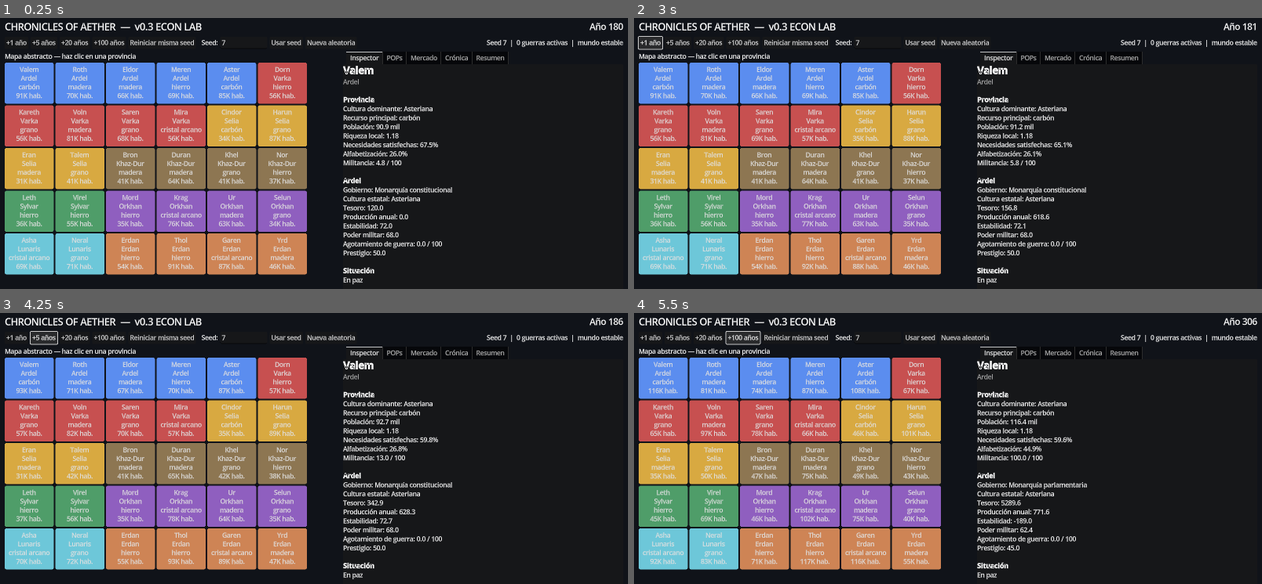
Above: before the commit, frames 1-4 (two rows, left to right).
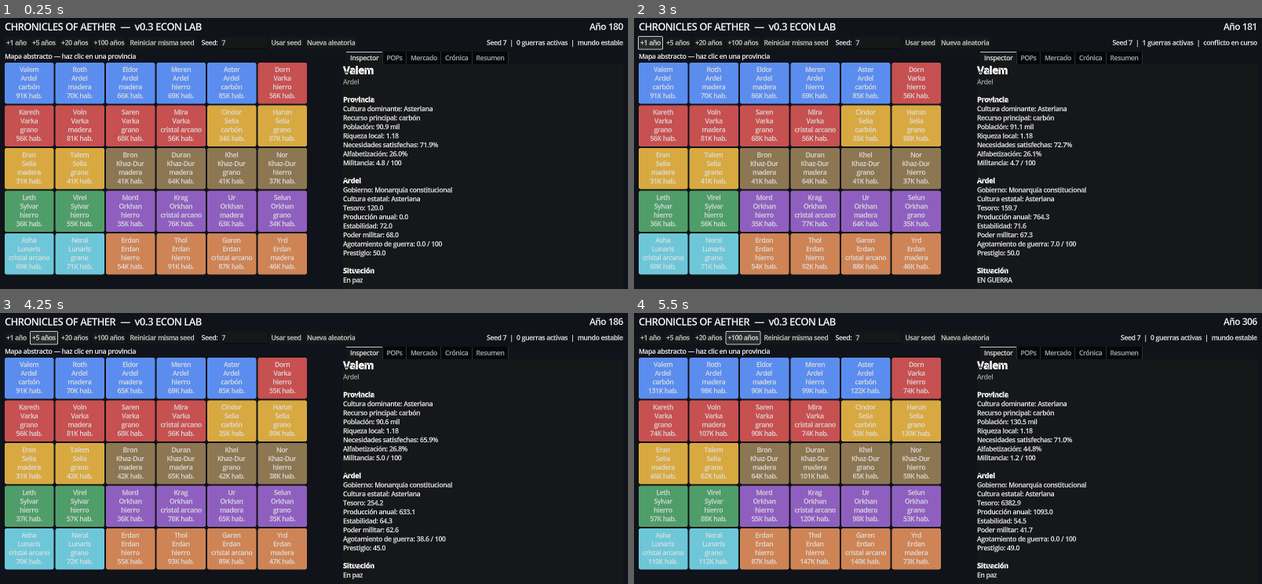
Above: after the commit, the same moments.

Repository: AngelMLoco/vic2-like
Game: Godot game, scene res://src/Main.tscn
The game is run twice, just before and just after one commit, with the same random seed, the same clock (stepped at 60 frames per second) and the same inputs.
Inputs:
- Up to frame 1 (0.25 s): no input
- Up to frame 2 (3 s): click "Reiniciar misma seed" at 0.5 s; click "Reiniciar misma seed" at 1.25 s; click "Reiniciar misma seed" at 2 s; click "+1 año" at 2.75 s
- Up to frame 3 (4.25 s): click "+5 años" at 3.5 s
- Up to frame 4 (5.5 s): click "+20 años" at 4.25 s; click "+100 años" at 5 s

The runs differ from the first frame. In frame 1, less than 0.1% of the frame differs, in the area x 66-69%, y 45-48%; in frame 2, 0.6%; in frame 3, 0.4%; in frame 4, 0.9%, in the area x 2-73%, y 27-93%.

Commit message:
Balance social conflict and war pacing for v0.3.1

Diff:
--- a/src/main.gd
+++ b/src/main.gd
@@ -253,6 +253,8 @@
     stats = {
         "wars": 0,
         "territorial_changes": 0,
+        "protests": 0,
+        "strikes": 0,
         "revolts": 0,
         "reforms": 0,
         "major_events": 0,
@@ -321,6 +323,8 @@
                 "population": _sum_pop_sizes(pops),
                 "wealth": local_wealth,
                 "unrest": _weighted_pop_value(pops, "militancy"),
+                "social_cooldown": 0,
+                "last_social_event": "",
                 "pops": pops
             })
 
@@ -392,7 +396,8 @@
         "war_exhaustion": 0.0,
         "peace_until": START_YEAR,
         "industrial_bonus": 1.0,
-        "reforms": []
+        "reforms": [],
+        "last_reform_year": START_YEAR - 25
     }
 
 
@@ -607,7 +612,7 @@
 
         var resource: String = String(p["resource"])
         var resource_workers: int = _resource_worker_population(p["pops"], resource)
-        var primary_output: float = (float(resource_workers) / 1000.0) * 2.55 * local_factor
+        var primary_output: float = (float(resource_workers) / 1000.0) * 3.20 * local_factor
 
         supply[resource] = float(supply[resource]) + primary_output
         output_value_by_country[owner] = float(output_value_by_country[owner]) + primary_output * float(GOODS[resource]["base_price"])
@@ -616,13 +621,13 @@
         var workers: int = _pop_class_size(p["pops"], "Obreros")
 
         var clothing_output: float = (
-            float(artisans) * 0.00105
-            + float(workers) * 0.00030
+            float(artisans) * 0.00124
+            + float(workers) * 0.00036
         ) * local_factor
 
         var tools_output: float = (
-            float(artisans) * 0.00048
-            + float(workers) * 0.00040
+            float(artisans) * 0.00058
+            + float(workers) * 0.00047
         ) * local_factor
 
         supply["ropa"] = float(supply["ropa"]) + clothing_output
@@ -694,8 +699,8 @@
                 availability_score = weighted_availability / weight_sum
 
             var income_factor: float = float(CLASS_INCOME.get(pop_class, 1.0))
-            var wage_income: float = scale * income_factor * (0.92 + float(p["wealth"]) * 0.46)
-            var reserve_income: float = scale * float(pop["wealth"]) * 0.018
+            var wage_income: float = scale * income_factor * (1.05 + float(p["wealth"]) * 0.55)
+            var reserve_income: float = scale * float(pop["wealth"]) * 0.022
             var war_income_penalty: float = 0.82 if _at_war(owner) else 1.0
             var income: float = (wage_income + reserve_income) * war_income_penalty
             var affordability: float = clampf(income / maxf(0.01, basket_cost), 0.0, 1.0)
@@ -830,23 +835,23 @@
             growth_rate = clampf(growth_rate, -0.008, 0.006)
             pop["size"] = maxi(1, int(round(float(pop["size"]) * (1.0 + growth_rate))))
 
-            var militancy_delta: float = 0.0
-
-            if needs < 0.72:
-                militancy_delta += (0.72 - needs) * 13.0
-            elif needs > 0.86:
-                militancy_delta -= 0.70
-
-            if needs < 0.48:
-                militancy_delta += 1.35
+            var militancy_delta: float = -0.16
+
+            if needs < 0.62:
+                militancy_delta += (0.62 - needs) * 6.5
+            elif needs > 0.74:
+                militancy_delta -= (needs - 0.74) * 2.8
+
+            if needs < 0.46:
+                militancy_delta += 0.48
 
             if String(pop["culture"]) != state_culture:
-                militancy_delta += 0.32
-
-            if float(c["stability"]) < 45.0:
-                militancy_delta += (45.0 - float(c["stability"])) / 40.0
-
-            militancy_delta += float(c["war_exhaustion"]) * 0.014
+                militancy_delta += 0.12
+
+            if float(c["stability"]) < 40.0:
+                militancy_delta += (40.0 - float(c["stability"])) / 65.0
+
+            militancy_delta += float(c["war_exhaustion"]) * 0.008
 
             pop["militancy"] = clampf(militancy + militancy_delta, 0.0, 100.0)
 
@@ -873,11 +878,36 @@
         p["culture"] = _dominant_culture(pops)
         p["unrest"] = _weighted_pop_value(pops, "militancy")
 
-        if float(p["unrest"]) > 48.0 and rng.randf() < 0.13:
-            stats["revolts"] = int(stats["revolts"]) + 1
-            c["stability"] = float(c["stability"]) - 4.5
-            _log("Estallan disturbios en %s. La población exige cambios al gobierno de %s." % [String(p["name"]), owner])
-            _calm_after_revolt(pops)
+        var cooldown: int = maxi(0, int(p.get("social_cooldown", 0)) - 1)
+        p["social_cooldown"] = cooldown
+
+        if cooldown <= 0:
+            var unrest: float = float(p["unrest"])
+
+            if unrest >= 72.0 and rng.randf() < 0.045:
+                stats["revolts"] = int(stats["revolts"]) + 1
+                c["stability"] = float(c["stability"]) - 5.5
+                p["social_cooldown"] = 10
+                p["last_social_event"] = "rebelión"
+                _log("Una rebelión estalla en %s contra el gobierno de %s." % [String(p["name"]), owner])
+                _calm_after_social_event(pops, 10.0)
+
+            elif unrest >= 52.0 and rng.randf() < 0.085:
+                stats["strikes"] = int(stats["strikes"]) + 1
+                c["stability"] = float(c["stability"]) - 1.6
+                c["treasury"] = float(c["treasury"]) - 3.5
+                p["social_cooldown"] = 6
+                p["last_social_event"] = "huelga"
+                _log("Huelgas y disturbios paralizan parte de %s." % String(p["name"]))
+                _calm_after_social_event(pops, 4.5)
+
+            elif unrest >= 34.0 and rng.randf() < 0.065:
+                stats["protests"] = int(stats["protests"]) + 1
+                c["stability"] = float(c["stability"]) - 0.5
+                p["social_cooldown"] = 3
+                p["last_social_event"] = "protesta"
+                _log("Manifestaciones recorren %s; la población reclama reformas." % String(p["name"]))
+                _calm_after_social_event(pops, 2.0)
 
         countries[owner] = c
         provinces[province_index] = p
@@ -895,13 +925,22 @@
         var literacy: float = _country_avg_pop_value(String(country_name), "literacy")
         var needs: float = _country_avg_pop_value(String(country_name), "needs")
 
-        if militancy > 31.0 and literacy > 0.30 and needs < 0.70:
+        var reform_ready: bool = year - int(c["last_reform_year"]) >= 15
+
+        if (
+            reform_ready
+            and militancy > 36.0
+            and literacy > 0.33
+            and needs < 0.66
+            and rng.randf() < 0.085
+        ):
             reforms.append("derechos_laborales")
             c["reforms"] = reforms
+            c["last_reform_year"] = year
             c["stability"] = minf(100.0, float(c["stability"]) + 6.0)
             countries[country_name] = c
 
-            _reduce_country_militancy(String(country_name), 5.0)
+            _reduce_country_militancy(String(country_name), 7.0)
             stats["reforms"] = int(stats["reforms"]) + 1
             _major_event("%s aprueba sus primeras leyes laborales después de años de presión social." % String(country_name))
 
@@ -924,10 +963,10 @@
         provinces[province_index] = p
 
 
-func _calm_after_revolt(pops: Array) -> void:
+func _calm_after_social_event(pops: Array, amount: float) -> void:
     for pop_index in range(pops.size()):
         var pop: Dictionary = pops[pop_index]
-        pop["militancy"] = maxf(0.0, float(pop["militancy"]) - rng.randf_range(7.0, 14.0))
+        pop["militancy"] = maxf(0.0, float(pop["militancy"]) - amount)
         pops[pop_index] = pop
 
 
@@ -999,7 +1038,7 @@
             var cause_strength: float = 28.0 if cause == "reclamación territorial" else 15.0
             var desire: float = hostility + confidence + cause_strength
 
-            if desire > 88.0 and rng.randf() < 0.045:
+            if desire > 74.0 and rng.randf() < 0.075:
                 wars.append({
                     "attacker": attacker_name,
                     "defender": defender_name,
@@ -1023,7 +1062,7 @@
 
     var relation: int = int(relations[attacker][defender])
 
-    if countries[attacker]["rivals"].has(defender) and relation <= -72:
+    if countries[attacker]["rivals"].has(defender) and relation <= -60:
         return "rivalidad histórica"
 
     var strategic_good: String = _country_strategic_shortage(attacker)
@@ -1178,8 +1217,8 @@
     loser_country["prestige"] = float(loser_country["prestige"]) - 5.0
     loser_country["stability"] = float(loser_country["stability"]) - 5.5
 
-    winner_country["peace_until"] = year + 8
-    loser_country["peace_until"] = year + 8
+    winner_country["peace_until"] = year + 7
+    loser_country["peace_until"] = year + 7
     winner_country["war_exhaustion"] = clampf(float(winner_country["war_exhaustion"]) + 7.0, 0.0, 100.0)
     loser_country["war_exhaustion"] = clampf(float(loser_country["war_exhaustion"]) + 10.0, 0.0, 100.0)
 
@@ -1396,6 +1435,12 @@
         "EN GUERRA" if _at_war(owner) else "En paz"
     ]
 
+    if int(p.get("social_cooldown", 0)) > 0:
+        detail_text.text += "\n\n[color=#aaaaaa]Memoria social: %s (%d años de enfriamiento)[/color]" % [
+            String(p.get("last_social_event", "conflicto")),
+            int(p.get("social_cooldown", 0))
+        ]
+
     _refresh_pops(p)
 
 
@@ -1504,9 +1549,9 @@
 
     var lines: Array[String] = []
 
-    lines.append("[font_size=24][b]Resumen de la simulación[/b][/font_size]")
-    lines.append("[color=#aaaaaa]Seed %d — %d años simulados[/color]\n" % [current_seed, year - START_YEAR])
-
+    lines.append("[b]RESUMEN DE LA SIMULACIÓN[/b]")
+    lines.append("[color=#aaaaaa]Seed %d — %d años simulados[/color]" % [current_seed, year - START_YEAR])
+    lines.append("")
     lines.append("[b]Demografía y sociedad[/b]")
     lines.append("Población inicial: %s" % _fmt_pop(initial_population))
     lines.append("Población actual: %s (%+.1f%%)" % [_fmt_pop(world_population), growth_percent])
@@ -1514,14 +1559,18 @@
     lines.append("Alfabetización media: %.1f%%" % (global_literacy * 100.0))
     lines.append("Militancia media: %.1f / 100\n" % global_militancy)
 
+    lines.append("")
     lines.append("[b]Historia generada[/b]")
     lines.append("Guerras iniciadas: %d" % int(stats["wars"]))
     lines.append("Cambios territoriales: %d" % int(stats["territorial_changes"]))
-    lines.append("Disturbios/revueltas: %d" % int(stats["revolts"]))
+    lines.append("Protestas: %d" % int(stats["protests"]))
+    lines.append("Huelgas/disturbios: %d" % int(stats["strikes"]))
+    lines.append("Rebeliones: %d" % int(stats["revolts"]))
     lines.append("Reformas: %d" % int(stats["reforms"]))
     lines.append("Crisis de escasez: %d" % int(stats["shortage_crises"]))
     lines.append("Grandes eventos: %d\n" % int(stats["major_events"]))
 
+    lines.append("")
     lines.append("[b]Estados destacados por dato actual[/b]")
     lines.append("Mayor población: %s (%s)" % [biggest_country, _fmt_pop(_country_population(biggest_country))])
     lines.append("Mayor tesoro: %s (%.1f)" % [richest_country, float(countries[richest_country]["treasury"])])
